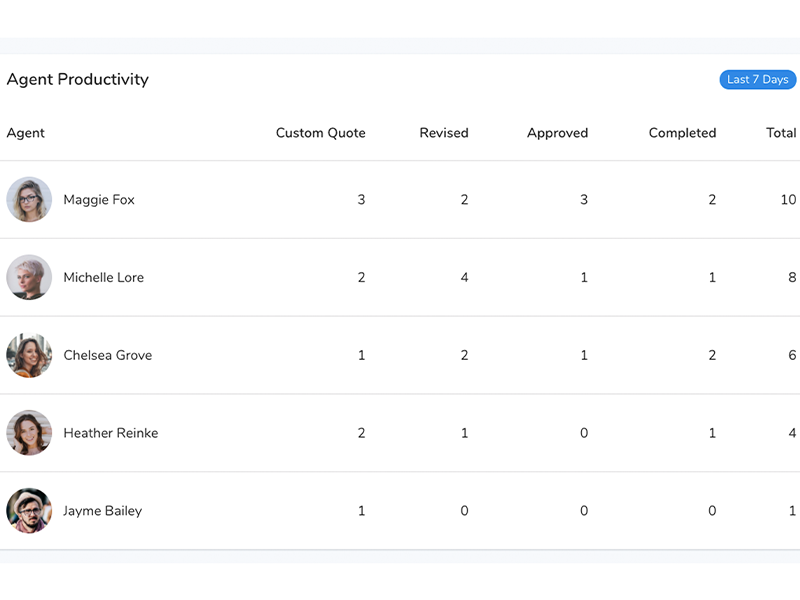
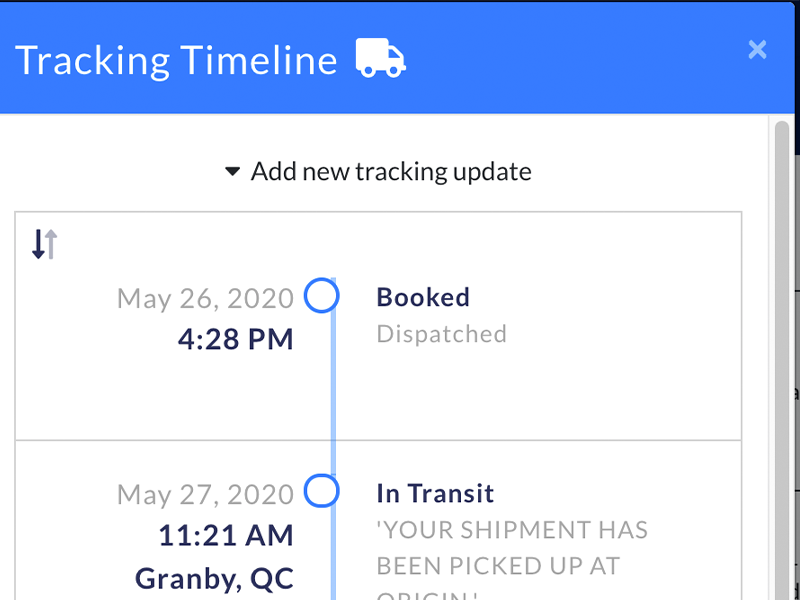
Revision of a layered 800x600 image; what changed, layer by layer:
renamed "team" to "Screen Shot 2020-06-01 at 3.24.18 PM", painted on it over 0, 0, 800, 600
painted on "Background" over 0, 32, 800, 568
